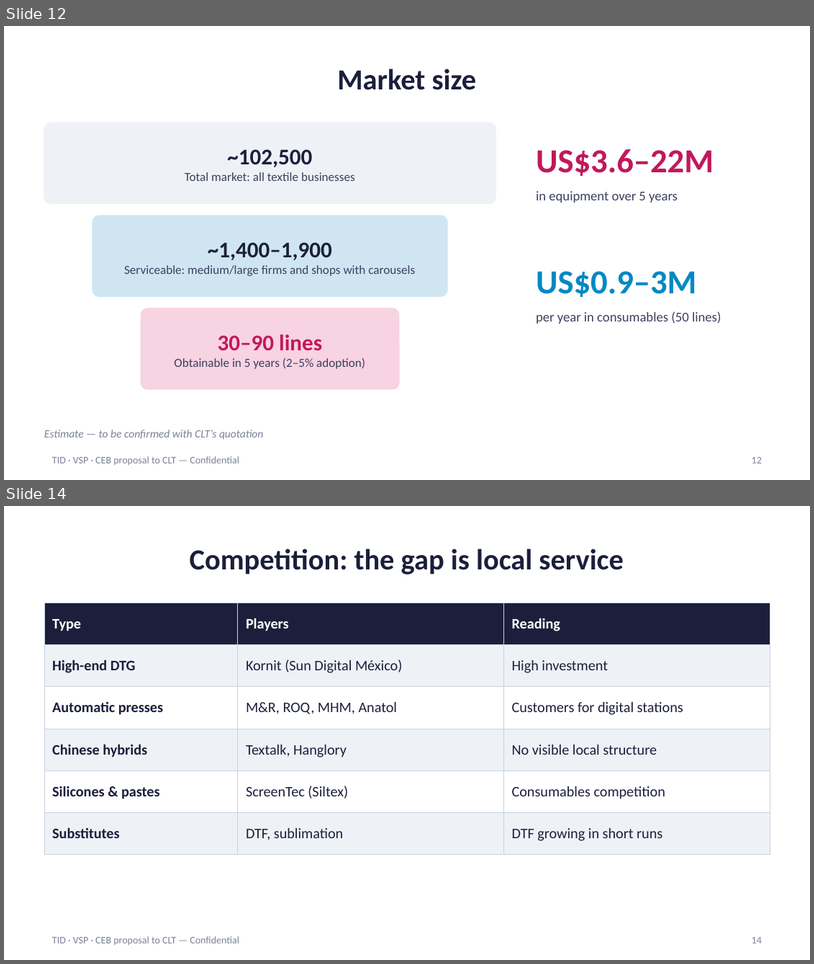
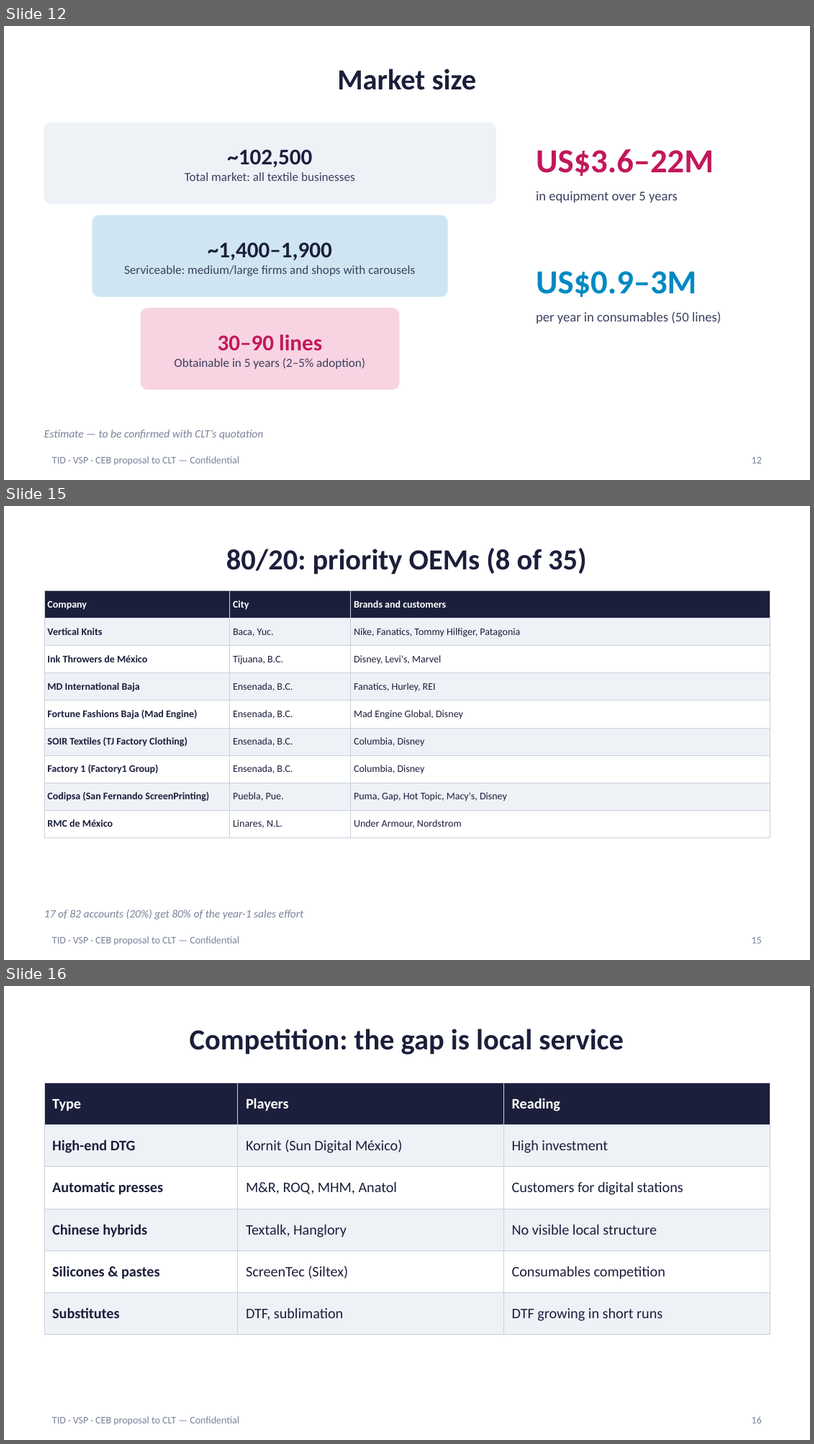
Before and after one commit to carlosmoreno793508/Cosas-Carlos, a slide deck: propuesta-clt/CLT_Proposal_Presentation_EN.pptx. Shown one above the other, each under a label of ours: slides 12 and 14 before the commit, slides 12, 15 and 16 after it; the slides between them are not shown. The pictures are 814x964 and 814x1444 pixels, drawn with LibreOffice and Linux fonts; fonts in the diff are those of the drawing. Boxes give left, top, right and bottom in pixels: in the first picture for what was removed or moved away, otherwise in the second. Text is boxed around its words. In the diff, an @@ line names an element or a change of style, - is before the commit and + after.

```diff
--- a/propuesta-clt/CLT_Proposal_Presentation_EN.pptx
+++ b/propuesta-clt/CLT_Proposal_Presentation_EN.pptx
@@ slide 15 added at (4, 506, 810, 960), background #FFFFFF; not listed: 1 template element that a slide beside it also shows @@
@@ title added at (226, 548, 587, 574), 26 pt, text #1B1F3B, bold @@
+80/20: priority OEMs (8 of 35)
@@ table added at (44, 591, 770, 831), 9 rows, 3 columns @@
+Company | City | Brands and customers
+Vertical Knits | Baca, Yuc. | Nike, Fanatics, Tommy Hilfiger, Patagonia
+Ink Throwers de México | Tijuana, B.C. | Disney, Levi's, Marvel
+MD International Baja | Ensenada, B.C. | Fanatics, Hurley, REI
+Fortune Fashions Baja (Mad Engine) | Ensenada, B.C. | Mad Engine Global, Disney
+SOIR Textiles (TJ Factory Clothing) | Ensenada, B.C. | Columbia, Disney
+Factory 1 (Factory1 Group) | Ensenada, B.C. | Columbia, Disney
+Codipsa (San Fernando ScreenPrinting) | Puebla, Pue. | Puma, Gap, Hot Topic, Macy's, Disney
+RMC de México | Linares, N.L. | Under Armour, Nordstrom
@@ text added at (44, 909, 304, 919), 10 pt, text #7A8299, italic @@
+17 of 82 accounts (20%) get 80% of the year-1 sales effort
@@ page number added at (752, 937, 762, 943), 9 pt, text #7A8299 @@
+15
@@ what was slide 14 is now slide 16 @@
@@ page number at (752, 1416, 762, 1423): text changed @@
-14
+16
```
Also in this commit, not shown: 3 slides changed, 1 other slide added, 10 other files.
